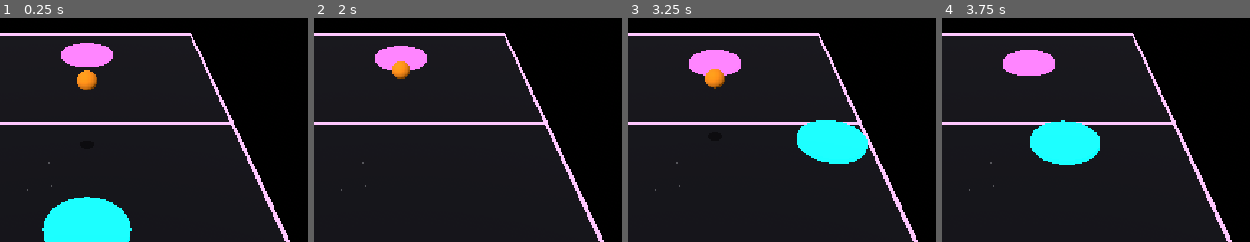
Above: before the commit, frames 1-4 (left to right).
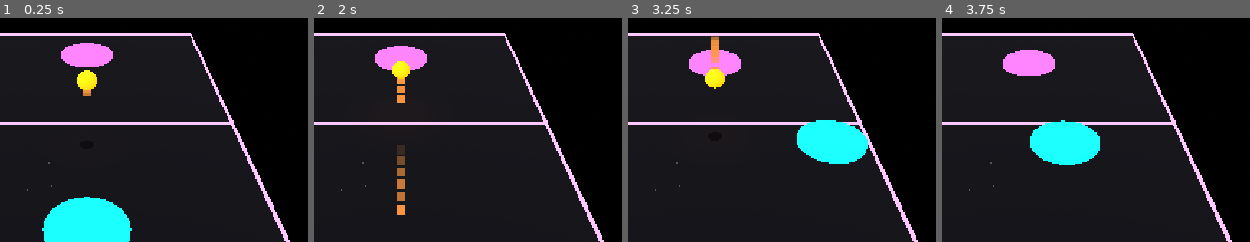
Above: after the commit, the same moments.

Repository: konserva93/galaxy-pong-2
Game: Godot game, scene res://scenes/Main.tscn
The game is run twice, just before and just after one commit, with the same random seed, the same clock (stepped at 60 frames per second) and the same inputs. Sound files missing from this copy of the repository are replaced by a short silence.
Inputs (mouse positions are % of the whole screen's width and height, from its top left):
- Up to frame 1 (0.25 s): no input
- Up to frame 2 (2 s): move the mouse to (69, 45) at 0.52 s; hold D (move_right) 0.53-1.28 s; click (69, 45) at 0.67 s; tap Enter at 1.25 s; move the mouse to (15, 55) at 1.27 s; hold S (move_back) from 1.28 s (still down)
- Up to frame 3 (3.25 s): move the mouse to (54, 28) at 2.02 s; release S (move_back) at 2.03 s; hold D (move_right) 2.03-2.78 s; move the mouse to (34, 70) at 2.77 s; hold W (move_forward) from 2.78 s (still down); click (34, 70) at 2.92 s
- Up to frame 4 (3.75 s): move the mouse to (80, 65) at 3.52 s; release W (move_forward) at 3.53 s; hold A (move_left) from 3.53 s (still down)
The pictures show only the part of the screen within x 27-77%, y 27-76%; the shares and areas given below are measured in that part.

The runs differ from the first frame. In frame 1, 0.5% of the frame differs, in the area x 25-32%, y 23-35%; in frame 2, 1.3%, in the area x 25-32%, y 19-88%; in frame 3, 0.8%; in frame 4, nothing differs.

Commit message:
feat: ball glow and speed-scaled trail (task 6.3)
Ball material gains emission; a small OmniLight3D pulses and brightens
with ball speed. A world-space GPUParticles3D trail lags behind the
ball (local_coords=false) with its amount_ratio tied to total velocity
length, which naturally dims near the parabola's apex and brightens
during ascent/descent without a separate Y-axis check.

Diff:
--- a/scenes/Ball.tscn
+++ b/scenes/Ball.tscn
@@ -1,9 +1,12 @@
-[gd_scene load_steps=7 format=3]
+[gd_scene load_steps=12 format=3]
 
 [ext_resource type="Script" path="res://scripts/ball.gd" id="1_ball"]
 
 [sub_resource type="StandardMaterial3D" id="StandardMaterial3D_ball"]
 albedo_color = Color(1, 0.55, 0, 1)
+emission_enabled = true
+emission = Color(1, 0.55, 0, 1)
+emission_energy_multiplier = 1.5
 
 [sub_resource type="SphereMesh" id="SphereMesh_ball"]
 material = SubResource("StandardMaterial3D_ball")
@@ -24,6 +27,36 @@
 bottom_radius = 0.35
 height = 0.02
 
+[sub_resource type="StandardMaterial3D" id="StandardMaterial3D_trail"]
+shading_mode = 0
+albedo_color = Color(1, 0.6, 0.25, 1)
+vertex_color_use_as_albedo = true
+transparency = 1
+emission_enabled = true
+emission = Color(1, 0.55, 0, 1)
+emission_energy_multiplier = 2.0
+billboard_mode = 3
+
+[sub_resource type="QuadMesh" id="QuadMesh_trail"]
+material = SubResource("StandardMaterial3D_trail")
+size = Vector2(0.25, 0.25)
+
+[sub_resource type="Gradient" id="Gradient_trail"]
+colors = PackedColorArray(1, 1, 1, 1, 1, 1, 1, 0)
+
+[sub_resource type="GradientTexture1D" id="GradientTexture1D_trail"]
+gradient = SubResource("Gradient_trail")
+
+[sub_resource type="ParticleProcessMaterial" id="ParticleProcessMaterial_trail"]
+direction = Vector3(0, 0, 0)
+spread = 0.0
+gravity = Vector3(0, 0, 0)
+initial_velocity_min = 0.0
+initial_velocity_max = 0.0
+scale_min = 0.6
+scale_max = 1.0
+color_ramp = SubResource("GradientTexture1D_trail")
+
 [node name="Ball" type="Area3D"]
 transform = Transform3D(1, 0, 0, 0, 1, 0, 0, 0, 1, 0, 1, 0)
 script = ExtResource("1_ball")
@@ -36,3 +69,15 @@
 
 [node name="ShadowMesh" type="MeshInstance3D" parent="."]
 mesh = SubResource("CylinderMesh_shadow")
+
+[node name="BallLight" type="OmniLight3D" parent="."]
+light_color = Color(1, 0.6, 0.25, 1)
+light_energy = 1.2
+omni_range = 3.0
+
+[node name="Trail" type="GPUParticles3D" parent="."]
+amount = 40
+lifetime = 0.35
+local_coords = false
+draw_pass_1 = SubResource("QuadMesh_trail")
+process_material = SubResource("ParticleProcessMaterial_trail")
--- a/scripts/ball.gd
+++ b/scripts/ball.gd
@@ -36,6 +36,17 @@
 # Подогнать, если толщина меша весла изменится.
 const SHADOW_PADDLE_SURFACE_OFFSET: float = 0.1
 
+# Скорость мяча (длина вектора velocity), при которой след/свечение достигают
+# полной интенсивности — ориентировочно (сумма ball_launch_vy/ball_hit_forward_speed
+# по умолчанию), подобрать точнее на живом плейтесте, как и остальные константы
+# баланса (см. GameDesign 3.1 про ai_paddle_speed/ai_error_offset).
+const GLOW_SPEED_REFERENCE: float = 14.0
+const GLOW_MIN_RATIO: float = 0.15 # след/свет не гаснут полностью даже у апекса параболы
+const LIGHT_BASE_ENERGY: float = 0.8
+const LIGHT_SPEED_ENERGY: float = 0.06
+const LIGHT_PULSE_AMPLITUDE: float = 0.15
+const LIGHT_PULSE_SPEED: float = 6.0 # рад/сек
+
 signal point_scored(winner: String) # "player" или "ai"
 signal paddle_hit # для звука удара (задача 5.2) — без параметров, самого факта отбития достаточно
 
@@ -50,6 +61,10 @@
 var _point_scored_this_rally: bool = false
 
 @onready var _shadow: MeshInstance3D = $ShadowMesh
+@onready var _light: OmniLight3D = $BallLight
+@onready var _trail: GPUParticles3D = $Trail
+
+var _pulse_time: float = 0.0
 
 
 func _ready() -> void:
@@ -83,6 +98,7 @@
 	_check_out_of_bounds()
 	_check_floor_touch(y_before, position.y)
 	_update_shadow()
+	_update_glow(delta)
 
 
 func _update_shadow() -> void:
@@ -103,6 +119,23 @@
 	_shadow.scale = Vector3(shadow_scale, 1.0, shadow_scale)
 
 
+func _update_glow(delta: float) -> void:
+	# След и свет ярче на быстрых участках параболы (взлёт/приземление) и
+	# тусклее у апекса, где скорость минимальна — этого добиваемся просто
+	# завязкой на полную длину velocity, без отдельной проверки оси Y: по
+	# траектории параболы горизонтальная составляющая скорости примерно
+	# постоянна между ударами, так что общая скорость и так проседает у
+	# апекса и растёт к краям дуги (см. GameDesign 5).
+	_pulse_time += delta
+	var speed := velocity.length()
+	var speed_ratio: float = clamp(speed / GLOW_SPEED_REFERENCE, GLOW_MIN_RATIO, 1.0)
+
+	_trail.amount_ratio = speed_ratio
+
+	var pulse := sin(_pulse_time * LIGHT_PULSE_SPEED) * LIGHT_PULSE_AMPLITUDE
+	_light.light_energy = LIGHT_BASE_ENERGY + LIGHT_SPEED_ENERGY * speed + pulse
+
+
 func launch(new_velocity: Vector3) -> void:
 	velocity = new_velocity
 	# Новый запуск = новый розыгрыш: никто ещё не отбивал, очко ещё не начислено.
--- /dev/null
+++ b/tests/ball_glow_test.gd
@@ -0,0 +1,87 @@
+extends SceneTree
+
+## Регрессия для задачи 6.3 (мяч и след): проверяет только то, что можно
+## проверить программно — материал мяча эмиссивен, свет и след-частицы
+## присутствуют и настроены (мировые координаты у следа, чтобы он оставался
+## позади движущегося мяча), и их интенсивность реально растёт со скоростью
+## мяча (а не постоянна). Насколько это красиво выглядит с bloom (этап 6.4) —
+## решает пользователь при живом просмотре.
+##
+## Запуск: см. reference-godot-cli в памяти проекта.
+
+var _ok := true
+
+
+func _initialize() -> void:
+	call_deferred("_run")
+
+
+func _run() -> void:
+	var main_scene: PackedScene = load("res://scenes/Main.tscn")
+	var main: Node3D = main_scene.instantiate()
+	root.add_child(main)
+	await physics_frame
+
+	var ball: Area3D = main.get_node("Ball")
+
+	_check_ball_material(ball)
+	_check_light_and_trail_setup(ball)
+	await _check_intensity_scales_with_speed(ball)
+
+	print("RESULT: ", "PASS" if _ok else "FAIL")
+	quit(0 if _ok else 1)
+
+
+func _check_ball_material(ball: Area3D) -> void:
+	print("--- ball mesh material is emissive, not the old flat color ---")
+
+	var mesh_instance: MeshInstance3D = ball.get_node("MeshInstance3D")
+	var mat: StandardMaterial3D = mesh_instance.mesh.material
+	print("mat=%s emission_enabled=%s" % [mat, mat.emission_enabled if mat else null])
+	_ok = _ok and mat != null and mat.emission_enabled
+
+
+func _check_light_and_trail_setup(ball: Area3D) -> void:
+	print("--- ball has a small omni light and a world-space particle trail ---")
+
+	var light: OmniLight3D = ball.get_node_or_null("BallLight")
+	print("light=%s omni_range=%s" % [light, light.omni_range if light else null])
+	_ok = _ok and light != null
+	_ok = _ok and light != null and light.omni_range <= 5.0
+
+	var trail: GPUParticles3D = ball.get_node_or_null("Trail")
+	print("trail=%s local_coords=%s process_material=%s" % [
+		trail, trail.local_coords if trail else null, trail.process_material if trail else null
+	])
+	_ok = _ok and trail != null
+	if trail == null:
+		return
+	# Мировые координаты обязательны -- иначе испущенные частицы будут
+	# двигаться вместе с мячом вместо того, чтобы оставаться позади него,
+	# и никакого "следа" визуально не получится.
+	_ok = _ok and trail.local_coords == false
+	_ok = _ok and trail.process_material != null
+
+
+func _check_intensity_scales_with_speed(ball: Area3D) -> void:
+	print("--- light energy and trail amount_ratio grow with ball speed, not constant ---")
+
+	var light: OmniLight3D = ball.get_node("BallLight")
+	var trail: GPUParticles3D = ball.get_node("Trail")
+
+	ball.launch(Vector3(0.0, 0.5, 0.5)) # почти неподвижен -- минимальная интенсивность
+	await physics_frame
+	var slow_energy: float = light.light_energy
+	var slow_ratio: float = trail.amount_ratio
+
+	ball.launch(Vector3(6.0, 6.0, 6.0)) # быстро -- высокая интенсивность
+	await physics_frame
+	var fast_energy: float = light.light_energy
+	var fast_ratio: float = trail.amount_ratio
+
+	print("slow: energy=%.3f ratio=%.3f | fast: energy=%.3f ratio=%.3f" % [
+		slow_energy, slow_ratio, fast_energy, fast_ratio
+	])
+	_ok = _ok and fast_energy > slow_energy
+	_ok = _ok and fast_ratio > slow_ratio
+	_ok = _ok and slow_ratio > 0.0 # даже у апекса след не гаснет совсем
Not shown, added: tests/ball_glow_test.gd.uid
Not shown, changed: docs/DevelopmentPlan.md
